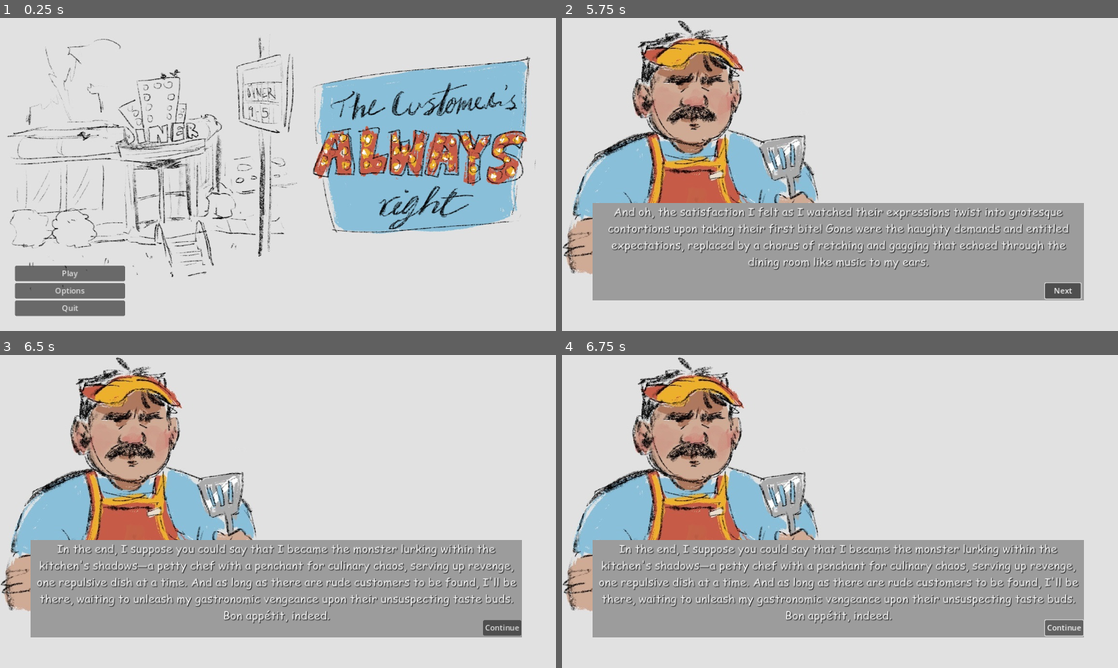
Above: before the commit, frames 1-4 (two rows, left to right).
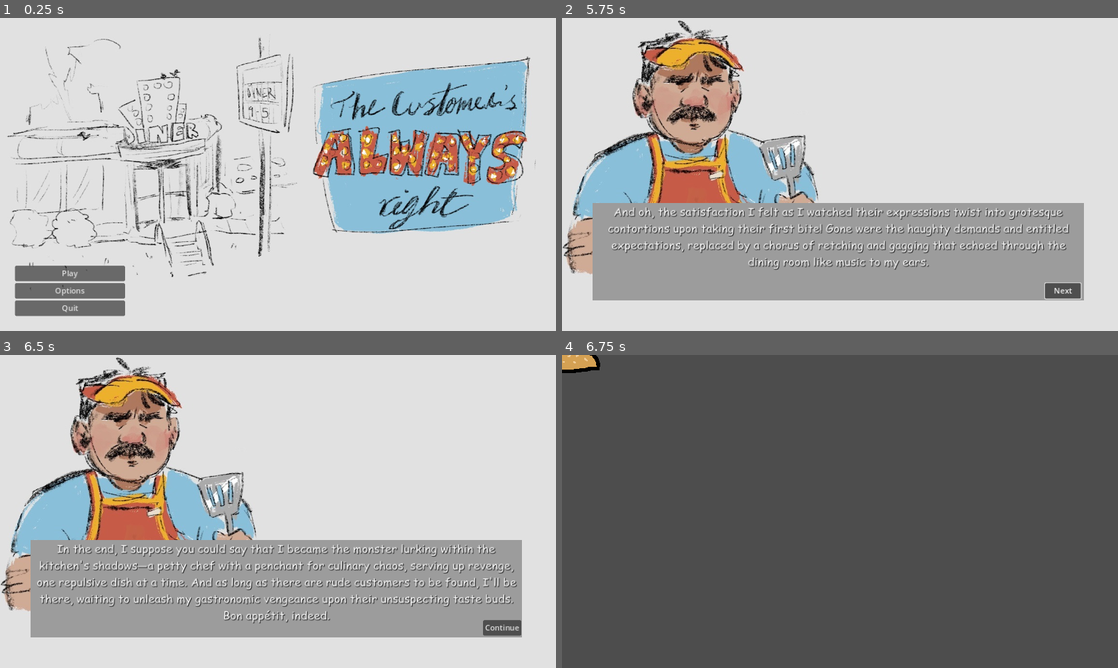
Above: after the commit, the same moments.

Repository: JaymesTMorris/The-Customer-Is-Always-Right
Game: Godot game, scene res://Scenes/main_menu.tscn
The game is run twice, just before and just after one commit, with the same random seed, the same clock (stepped at 60 frames per second) and the same inputs.
Inputs (mouse positions are in pixels of both pictures, inside the frame that each line leads up to):
- Up to frame 1 (0.25 s): no input
- Up to frame 2 (5.75 s): click "Play" at 0.5 s; click (701, 174) at 1.25 s; click "Next" at 2 s; click "Next" at 2.75 s; click "Next" at 3.5 s; tap Enter at 4.25 s; move the mouse to (962, 158) at 4.27 s; click (962, 158) at 4.42 s; tap Space at 5 s; move the mouse to (728, 190) at 5.02 s; click (728, 190) at 5.17 s
- Up to frame 3 (6.5 s): tap Enter at 5.75 s; move the mouse to (333, 442) at 5.77 s; click (333, 442) at 5.92 s
- Up to frame 4 (6.75 s): click "Continue" at 6.5 s

Frames 1-3 are identical in both runs. In frame 4, 98% of the frame differs, in the area x 0-100%, y 0-100%.

Commit message:
Added draggable ingredient
Also, pressing "continue" changes the scene to the ingredient scene. This is temporary

Diff:
--- /dev/null
+++ b/Scenes/ingredient.tscn
@@ -0,0 +1,21 @@
+[gd_scene load_steps=4 format=3 uid="uid://dh56c8mvfk314"]
+
+[ext_resource type="Texture2D" uid="uid://cdou4esbt4bhe" path="res://Images/burger/top_bun.png" id="1_qty40"]
+[ext_resource type="Script" path="res://Scripts/Ingredient.gd" id="1_u7sw5"]
+
+[sub_resource type="RectangleShape2D" id="RectangleShape2D_qvlbh"]
+size = Vector2(200, 100)
+
+[node name="Ingredient" type="Node2D"]
+script = ExtResource("1_u7sw5")
+
+[node name="Sprite2D" type="Sprite2D" parent="."]
+texture_filter = 1
+texture = ExtResource("1_qty40")
+
+[node name="Area2D" type="Area2D" parent="."]
+
+[node name="CollisionShape2D" type="CollisionShape2D" parent="Area2D"]
+shape = SubResource("RectangleShape2D_qvlbh")
+
+[connection signal="input_event" from="Area2D" to="." method="_on_area_2d_input_event"]
--- a/Scenes/story.tscn
+++ b/Scenes/story.tscn
@@ -53,6 +53,7 @@
 color = Color(0.611765, 0.611765, 0.611765, 1)
 
 [node name="Next" type="Button" parent="StoryOutput"]
+layout_mode = 0
 offset_left = 937.0
 offset_top = 166.0
 offset_right = 1011.0
@@ -61,6 +62,7 @@
 
 [node name="Continue" type="Button" parent="StoryOutput"]
 visible = false
+layout_mode = 0
 offset_left = 937.0
 offset_top = 166.0
 offset_right = 1011.0
--- /dev/null
+++ b/Scripts/Ingredient.gd
@@ -0,0 +1,16 @@
+extends Node2D
+
+var selected := false
+
+func _process(delta):
+	if selected:
+		follow_mouse()
+func follow_mouse():
+	position = get_global_mouse_position()
+
+func _on_area_2d_input_event(viewport, event, shape_idx):
+	if event is InputEventMouseButton and event.button_index == MOUSE_BUTTON_LEFT:
+		if event.pressed:
+			selected = true
+		else:
+			selected = false
--- a/Scripts/story.gd
+++ b/Scripts/story.gd
@@ -56,4 +56,4 @@
 			get_node("StoryOutput/Continue").show()
 
 func _on_continue_pressed():
-	pass # Replace with function body.
+	get_tree().change_scene_to_file("res://Scenes/ingredient.tscn") #temp
Binary file added: Images/burger/bottom_bun.png
Not shown, added: Images/burger/bottom_bun.png.import
Binary file added: Images/burger/patty.png
Not shown, added: Images/burger/patty.png.import
Binary file added: Images/burger/top_bun.png
Not shown, added: Images/burger/top_bun.png.import
